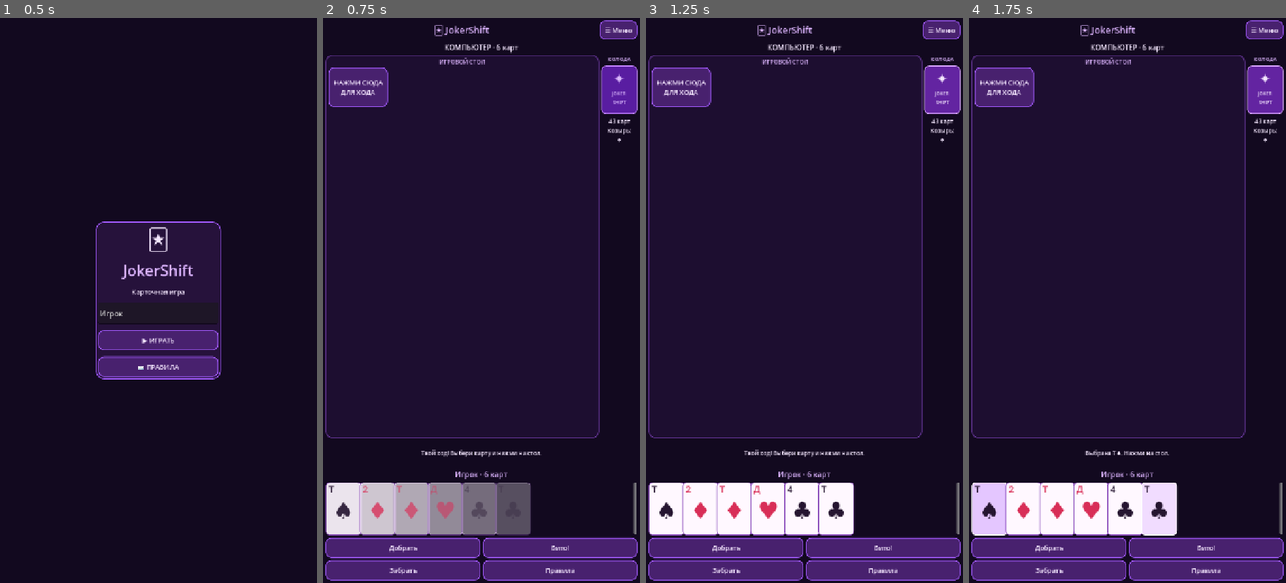
Above: before the commit, frames 1-4 (left to right).
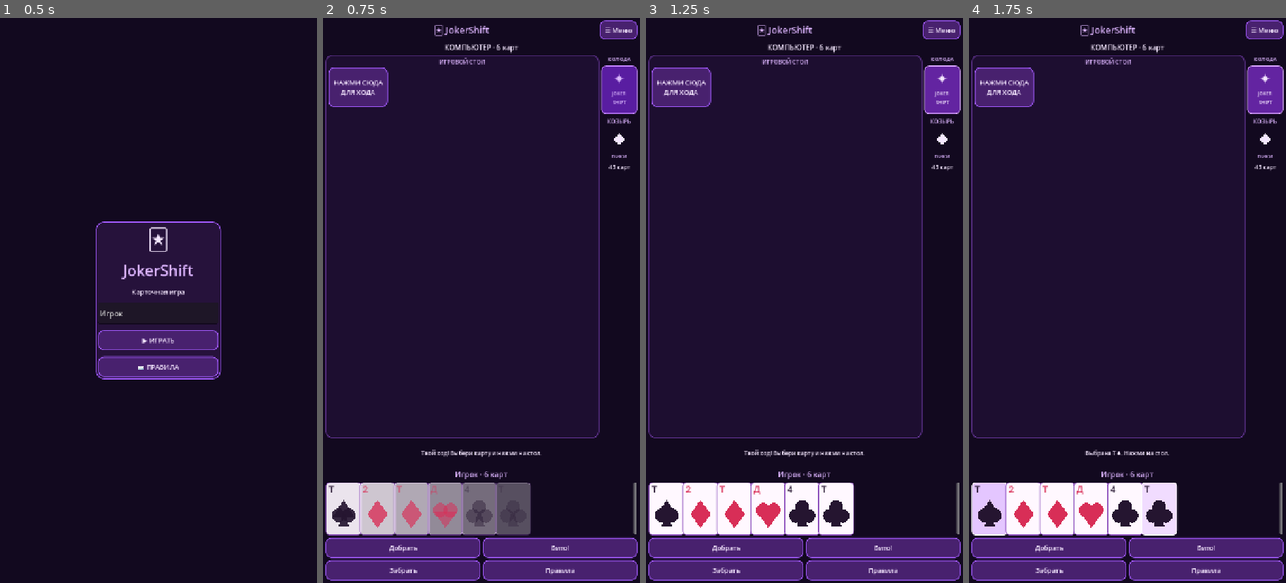
Above: after the commit, the same moments.

Repository: fF0GGY824/fF0GGY123
Game: Godot game, scene res://control.tscn
Same seed, same stepped clock (60 frames per second), same inputs: the game is played once before the commit and once after it.
Inputs (mouse positions are in pixels of both pictures, inside the frame that each line leads up to):
- Up to frame 1 (0.5 s): no input
- Up to frame 2 (0.75 s): click "▶ ИГРАТЬ" at 0.5 s
- Up to frame 3 (1.25 s): no input
- Up to frame 4 (1.75 s): click (991, 509) at 1.27 s

Frame 1 is identical in both runs. In frame 2, 0.9% of the frame differs, in the area x 2-98%, y 17-91%; in frame 3, 1.1%; in frame 4, 1.1%.

Commit message:
Render card suits as font-independent vector shapes and keep trump visible

Diff:
--- a/JokerShift-Android-ready/control.gd
+++ b/JokerShift-Android-ready/control.gd
@@ -41,6 +41,8 @@
 var bot_label: Label
 var player_label: Label
 var deck_label: Label
+var trump_label: Label
+var trump_icon_row: HBoxContainer
 var status_label: Label
 
 var table_grid: GridContainer
@@ -59,6 +61,77 @@
 # ==========================================
 # КАРТА
 # ==========================================
+
+# Symbols are painted with vector shapes instead of relying on Android font glyphs.
+class SuitIcon extends Control:
+	var suit: String = ""
+	var ink: Color = Color("#251530")
+	var card_icon: bool = false
+
+	func _ready() -> void:
+		mouse_filter = Control.MOUSE_FILTER_IGNORE
+		queue_redraw()
+
+	func paint_poly(points: PackedVector2Array) -> void:
+		draw_colored_polygon(points, ink)
+
+	func _draw() -> void:
+		if suit.is_empty():
+			return
+
+		var center: Vector2 = Vector2(size.x * 0.5, size.y * (0.60 if card_icon else 0.5))
+		var r: float = minf(size.x * 0.30, size.y * (0.23 if card_icon else 0.36))
+		if r < 2.0:
+			return
+
+		match suit:
+			"♥":
+				draw_circle(center + Vector2(-0.47 * r, -0.35 * r), 0.65 * r, ink)
+				draw_circle(center + Vector2(0.47 * r, -0.35 * r), 0.65 * r, ink)
+				paint_poly(PackedVector2Array([
+					center + Vector2(-1.10 * r, -0.25 * r),
+					center + Vector2(1.10 * r, -0.25 * r),
+					center + Vector2(0.0, 1.28 * r)
+				]))
+			"♦":
+				paint_poly(PackedVector2Array([
+					center + Vector2(0.0, -1.28 * r),
+					center + Vector2(0.95 * r, 0.0),
+					center + Vector2(0.0, 1.28 * r),
+					center + Vector2(-0.95 * r, 0.0)
+				]))
+			"♠":
+				draw_circle(center + Vector2(-0.49 * r, 0.12 * r), 0.62 * r, ink)
+				draw_circle(center + Vector2(0.49 * r, 0.12 * r), 0.62 * r, ink)
+				paint_poly(PackedVector2Array([
+					center + Vector2(0.0, -1.33 * r),
+					center + Vector2(1.04 * r, 0.33 * r),
+					center + Vector2(-1.04 * r, 0.33 * r)
+				]))
+				paint_poly(PackedVector2Array([
+					center + Vector2(-0.20 * r, 0.30 * r),
+					center + Vector2(0.20 * r, 0.30 * r),
+					center + Vector2(0.47 * r, 1.12 * r),
+					center + Vector2(-0.47 * r, 1.12 * r)
+				]))
+			"♣":
+				draw_circle(center + Vector2(0.0, -0.66 * r), 0.63 * r, ink)
+				draw_circle(center + Vector2(-0.59 * r, 0.16 * r), 0.63 * r, ink)
+				draw_circle(center + Vector2(0.59 * r, 0.16 * r), 0.63 * r, ink)
+				paint_poly(PackedVector2Array([
+					center + Vector2(-0.20 * r, 0.0),
+					center + Vector2(0.20 * r, 0.0),
+					center + Vector2(0.47 * r, 1.10 * r),
+					center + Vector2(-0.47 * r, 1.10 * r)
+				]))
+			"joker", "mark":
+				var points: PackedVector2Array = PackedVector2Array()
+				for i in range(10):
+					var a: float = -PI * 0.5 + float(i) * PI / 5.0
+					var length: float = r * (1.16 if i % 2 == 0 else 0.43)
+					points.append(center + Vector2(cos(a), sin(a)) * length)
+				paint_poly(points)
+
 
 class GameCard extends Button:
 	var game
@@ -74,6 +147,20 @@
 
 		mouse_entered.connect(_hover.bind(true))
 		mouse_exited.connect(_hover.bind(false))
+
+		var icon: SuitIcon = SuitIcon.new()
+		icon.name = "SuitGlyph"
+		icon.card_icon = true
+		icon.suit = str(game.card_suit(card))
+		icon.ink = Color("#D82E57") if icon.suit == "♥" or icon.suit == "♦" else Color("#251530")
+		if game.is_mark(card):
+			icon.suit = "mark"
+			icon.ink = Color("#8732C8")
+		elif game.is_joker(card):
+			icon.suit = "joker"
+			icon.ink = Color("#D82E57") if str(card.get("joker_color", "")) == "red" else Color("#251530")
+		add_child(icon)
+		icon.set_anchors_and_offsets_preset(Control.PRESET_FULL_RECT)
 
 	func _hover(active: bool) -> void:
 		if not is_inside_tree():
@@ -136,25 +223,7 @@
 			ink
 		)
 
-		var suit_width: float = font.get_string_size(
-			suit,
-			HORIZONTAL_ALIGNMENT_LEFT,
-			-1,
-			big_size
-		).x
-
-		draw_string(
-			font,
-			Vector2(
-				(size.x - suit_width) / 2.0,
-				size.y * 0.69
-			),
-			suit,
-			HORIZONTAL_ALIGNMENT_LEFT,
-			-1,
-			big_size,
-			ink
-		)
+		# The suit itself is drawn by SuitIcon without a font dependency.
 
 		if game.is_joker(card):
 			var subtitle: String = "ДЖОКЕР"
@@ -676,6 +745,17 @@
 	deck_art.add_child(make_label("✦", 32))
 	deck_art.add_child(make_label("JOKER", 11))
 	deck_art.add_child(make_label("SHIFT", 11))
+
+	# A permanent trump display, separate from the deck card.
+	# The graphic never relies on unavailable playing-card font glyphs.
+	deck_column.add_child(make_label("КОЗЫРЬ", 13, GOLD))
+	trump_icon_row = HBoxContainer.new()
+	trump_icon_row.alignment = BoxContainer.ALIGNMENT_CENTER
+	trump_icon_row.custom_minimum_size = Vector2(82, 48)
+	deck_column.add_child(trump_icon_row)
+
+	trump_label = make_label("", 12, GOLD)
+	deck_column.add_child(trump_label)
 
 	deck_label = make_label("", 13)
 	deck_column.add_child(deck_label)
@@ -893,6 +973,54 @@
 	else:
 		trump_mode = "suit"
 		trump_suit = str(card["suit"])
+
+
+func trump_display_name() -> String:
+	match trump_mode:
+		"none":
+			return "БЕЗ\nКОЗЫРЯ"
+		"red":
+			return "ЧЕРВЫ\nБУБНЫ"
+		"black":
+			return "ПИКИ\nТРЕФЫ"
+		_:
+			match trump_suit:
+				"♥":
+					return "ЧЕРВЫ"
+				"♦":
+					return "БУБНЫ"
+				"♠":
+					return "ПИКИ"
+				"♣":
+					return "ТРЕФЫ"
+				_:
+					return "НЕТ"
+
+
+func update_trump_symbol() -> void:
+	if trump_icon_row == null:
+		return
+	clear_children(trump_icon_row)
+	var suits_to_draw: Array[String] = []
+	match trump_mode:
+		"red":
+			suits_to_draw = ["♥", "♦"]
+		"black":
+			suits_to_draw = ["♠", "♣"]
+		"none":
+			suits_to_draw = ["mark"]
+		_:
+			suits_to_draw = [trump_suit]
+
+	for suit in suits_to_draw:
+		var icon: SuitIcon = SuitIcon.new()
+		icon.name = "TrumpSuit"
+		icon.suit = suit
+		icon.ink = Color("#D82E57") if suit == "♥" or suit == "♦" else Color("#F5E8FF")
+		if suit == "mark":
+			icon.ink = GOLD
+		icon.custom_minimum_size = Vector2(36, 44)
+		trump_icon_row.add_child(icon)
 
 
 func draw_to_six(hand: Array) -> void:
@@ -2230,13 +2358,9 @@
 		]
 	)
 
-	deck_label.text = (
-		"%d карт\nКозырь:\n%s"
-		% [
-			deck.size(),
-			trump_suit
-		]
-	)
+	deck_label.text = "%d карт" % deck.size()
+	trump_label.text = trump_display_name()
+	update_trump_symbol()
 
 	deck_panel.visible = not deck.is_empty()
 	status_label.text = status_text
